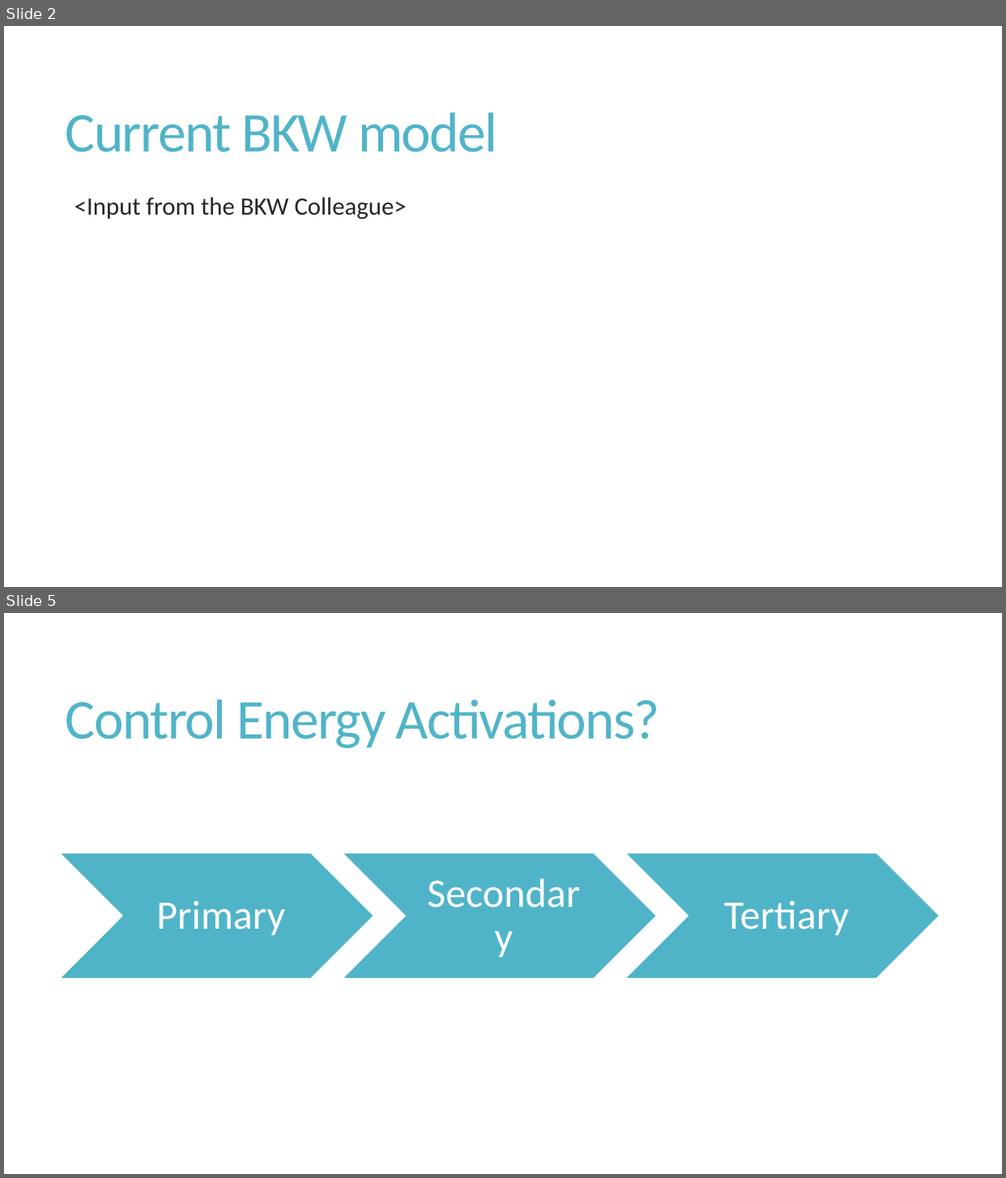
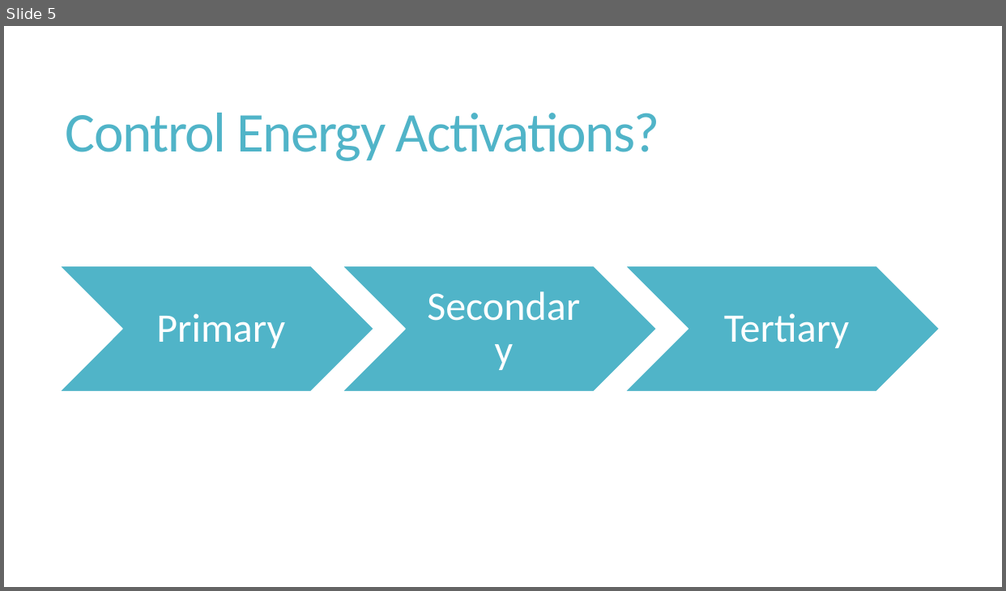
Before and after one commit to v4rp1ng/EDHD_2024_BKW_Predicting_aFRR_Volumes, a slide deck: Predicting Control Energy Volumes for Grid Stability.pptx. Shown one above the other, each under a label of ours: slides 2 and 5 before the commit, slide 5 after it; the slides between them are not shown. The pictures are 1006x1178 and 1006x591 pixels, drawn with LibreOffice and Linux fonts; fonts in the diff are those of the drawing. Boxes give left, top, right and bottom in pixels: in the first picture for what was removed or moved away, otherwise in the second. Text is boxed around its words. In the diff, an @@ line names an element or a change of style, - is before the commit and + after.

```diff
--- a/Predicting Control Energy Volumes for Grid Stability.pptx
+++ b/Predicting Control Energy Volumes for Grid Stability.pptx
@@ slide 2 removed at bbox=[4, 26, 1002, 587], background #FFFFFF @@
@@ title removed at bbox=[66, 113, 498, 152] @@
-Current BKW model
@@ text removed at bbox=[74, 197, 407, 220] @@
-  <Input from the BKW Colleague>
```
Also in this commit, not shown: 5 slides changed, 9 slides added, 3 other slides removed.
